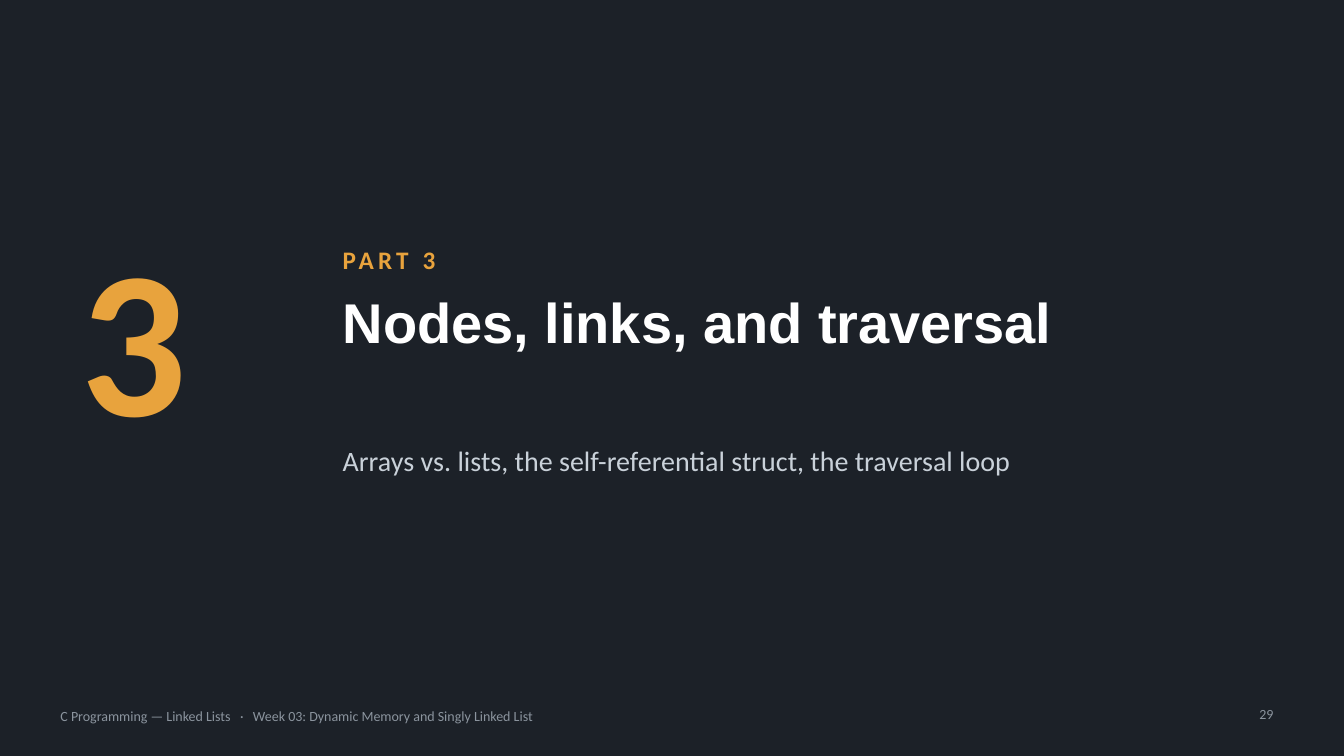
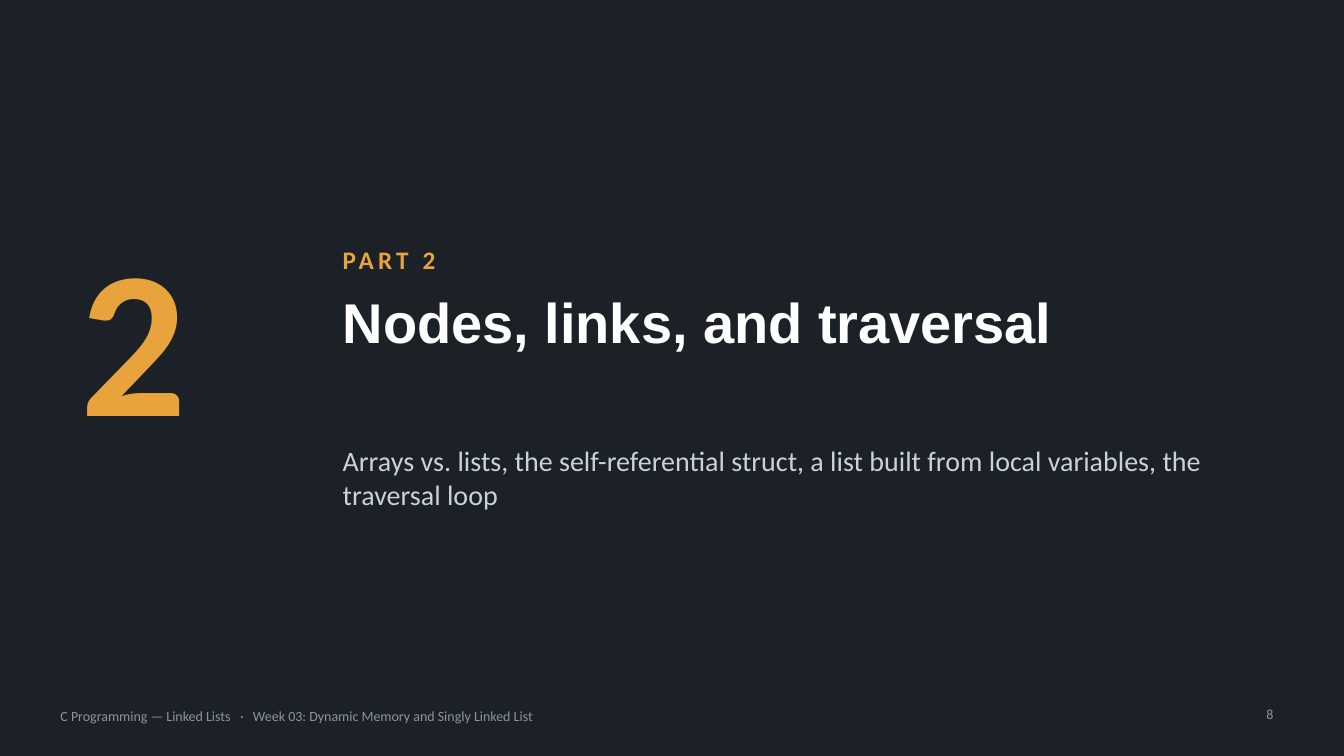
Before and after one commit to seehwan/2026-swcoding, a slide deck: slide 8 of lectures/week03-linked-list/week03-part1-slides.pptx (slide 29 before the commit). Drawn at 1344x756 pixels with LibreOffice and Linux fonts; fonts in the diff are those of the drawing. Boxes give left, top, right and bottom in pixels: in the first picture for what was removed or moved away, otherwise in the second. Text is boxed around its words. In the diff, an @@ line names an element or a change of style, - is before the commit and + after.

```diff
--- a/lectures/week03-linked-list/week03-part1-slides.pptx
+++ b/lectures/week03-linked-list/week03-part1-slides.pptx
@@ text at (423,252,436,269): text changed @@
-PART 3
+PART 2
@@ text at (81,278,187,416): text changed @@
-3
+2
@@ text at (343,451,1201,510): text changed @@
-Arrays vs. lists, the self-referential struct, the traversal loop
+Arrays vs. lists, the self-referential struct, a list built from local variables, the traversal loop
@@ page number at (1266,709,1273,719): text changed @@
-29
+8
```
Also in this commit, not shown: 10 other slides changed, 1 slide added, 3 slides removed, 3 other files.
